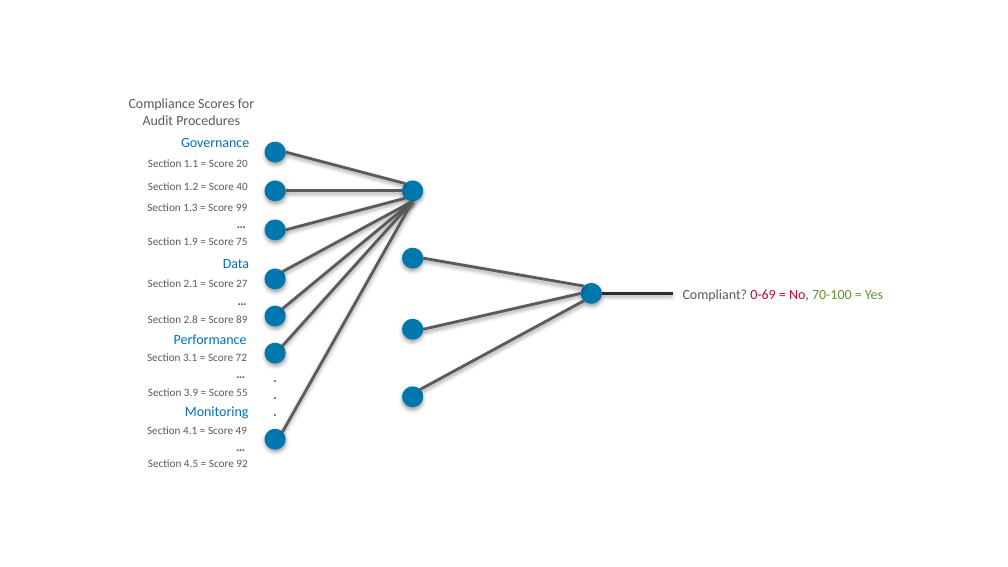
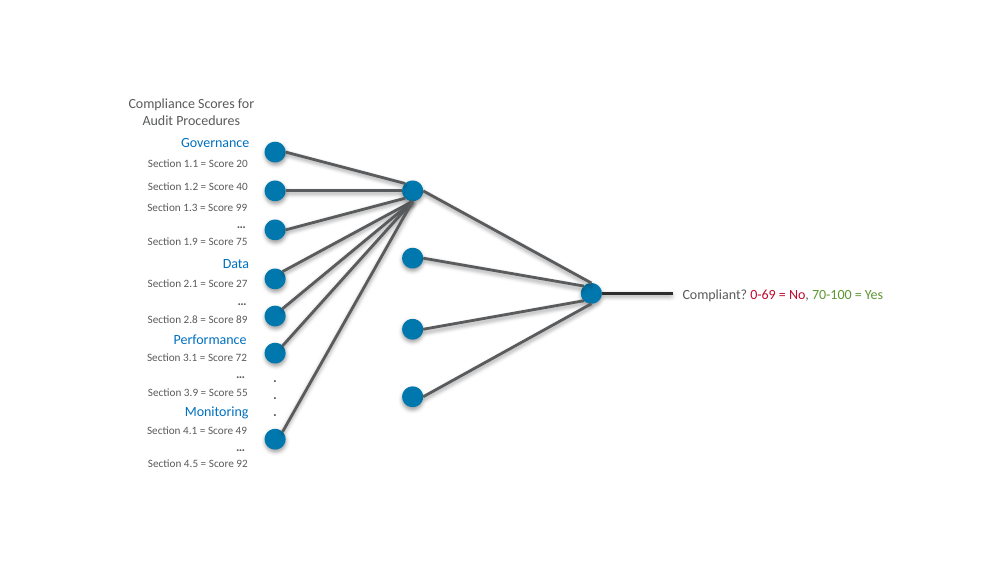
Before and after one commit to ethanmoscot/gao-ai, a slide deck: slide 4 of gao_ai_proposal.pptx. Drawn at 1008x567 pixels with LibreOffice and Linux fonts; fonts in the diff are those of the drawing; background and template pictures are left out. Boxes give left, top, right and bottom in pixels: in the first picture for what was removed or moved away, otherwise in the second. Text is boxed around its words. In the diff, an @@ line names an element or a change of style, - is before the commit and + after.

```diff
--- a/gao_ai_proposal.pptx
+++ b/gao_ai_proposal.pptx
@@ line added from (423, 191) to (592, 283), #5A5B5D 2 pt @@
@@ line moved from (423, 330) - (581, 293) to (423, 330) - (584, 300) @@
@@ line moved from (420, 389) - (584, 300) to (423, 397) - (592, 303) @@
```
